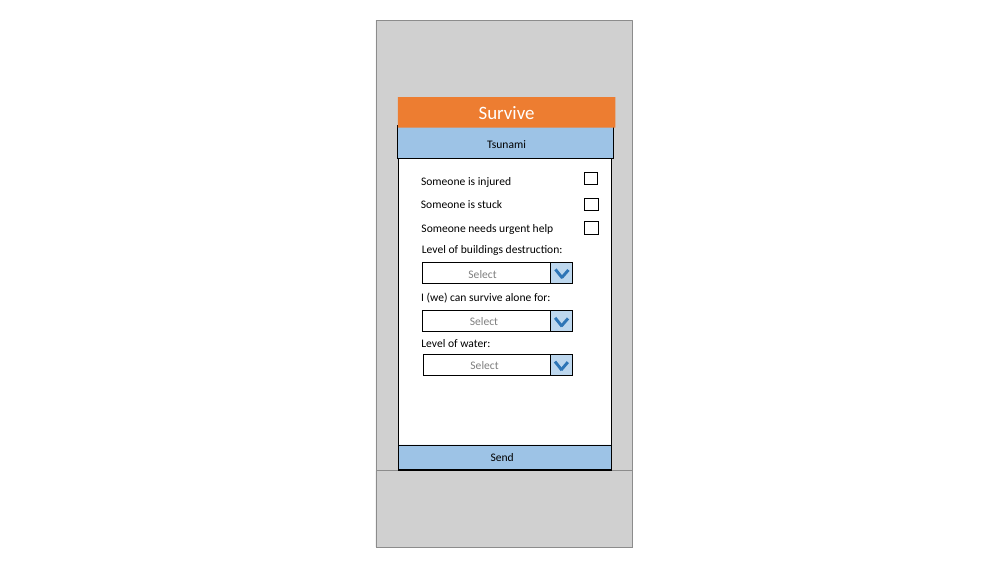
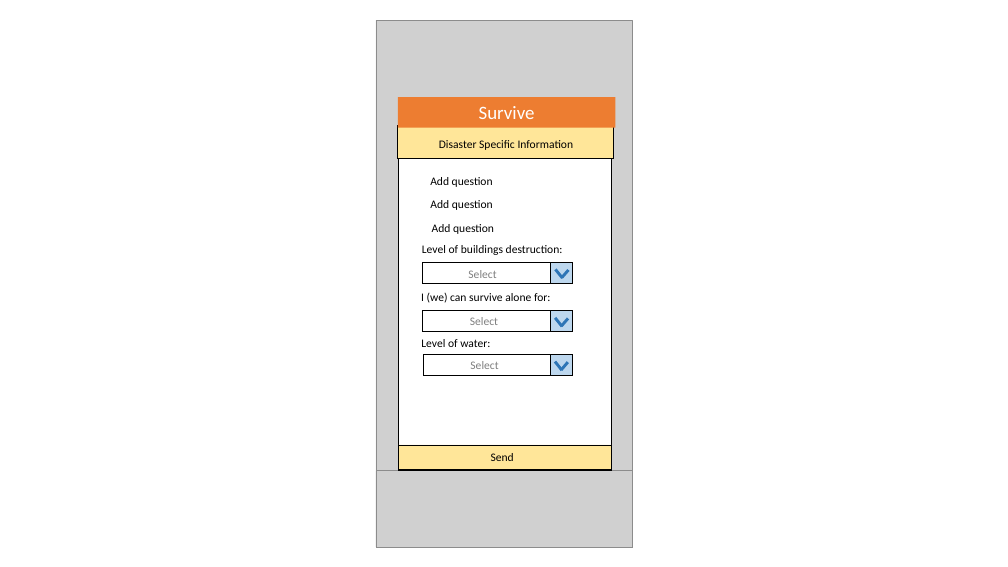
Before and after one commit to mistelip/survival-nervousnet, a slide deck: slide 11 of Docs/Survive Axon Demo v2.pptx (slide 5 before the commit). Drawn at 1008x567 pixels with LibreOffice and Linux fonts; fonts in the diff are those of the drawing; grey boxes stand for pictures. Boxes give left, top, right and bottom in pixels: in the first picture for what was removed or moved away, otherwise in the second. Text is boxed around its words. In the diff, an @@ line names an element or a change of style, - is before the commit and + after.

```diff
--- a/Docs/Survive Axon Demo v2.pptx
+++ b/Docs/Survive Axon Demo v2.pptx
@@ rectangle at box(397, 126, 613, 159): fill #9DC3E6 to #FFE699 @@
@@ text at box(439, 140, 574, 150): text changed @@
-Tsunami
+Disaster Specific Information
@@ text removed at box(421, 177, 511, 187) @@
-Someone is injured
@@ text added at box(430, 177, 493, 187), 11 pt, text #000000 @@
+Add question
@@ rectangle removed at box(585, 172, 597, 185) @@
@@ text at box(430, 200, 493, 210): text changed @@
-Someone is stuck
+Add question
@@ rectangle removed at box(585, 198, 598, 210) @@
@@ text removed at box(421, 224, 554, 234) @@
-Someone needs urgent help
@@ text added at box(432, 224, 494, 234), 11 pt, text #000000 @@
+Add question
@@ rectangle removed at box(585, 222, 598, 234) @@
@@ rectangle at box(399, 445, 612, 470): fill #9DC3E6 to #FFE699 @@
```
Also in this commit, not shown: 4 other slides changed, 7 slides added, 2 slides removed, 6 other files.
